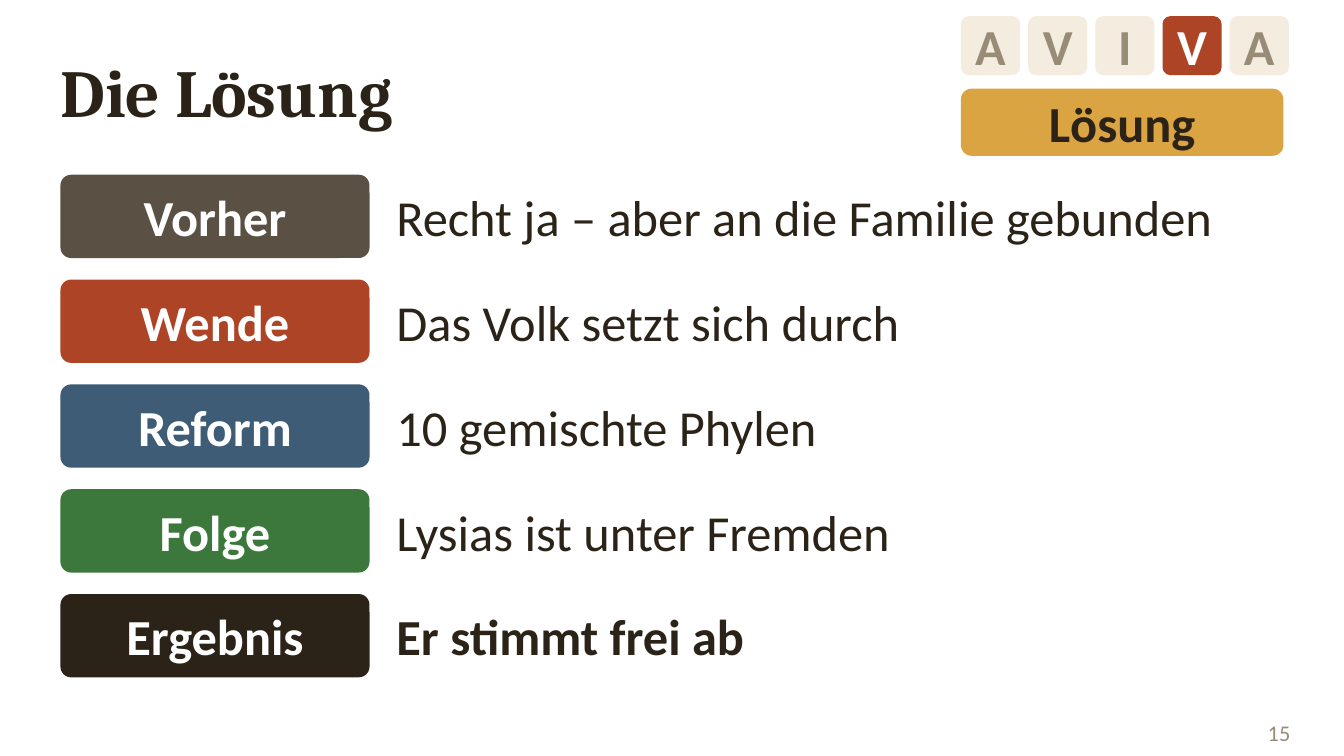
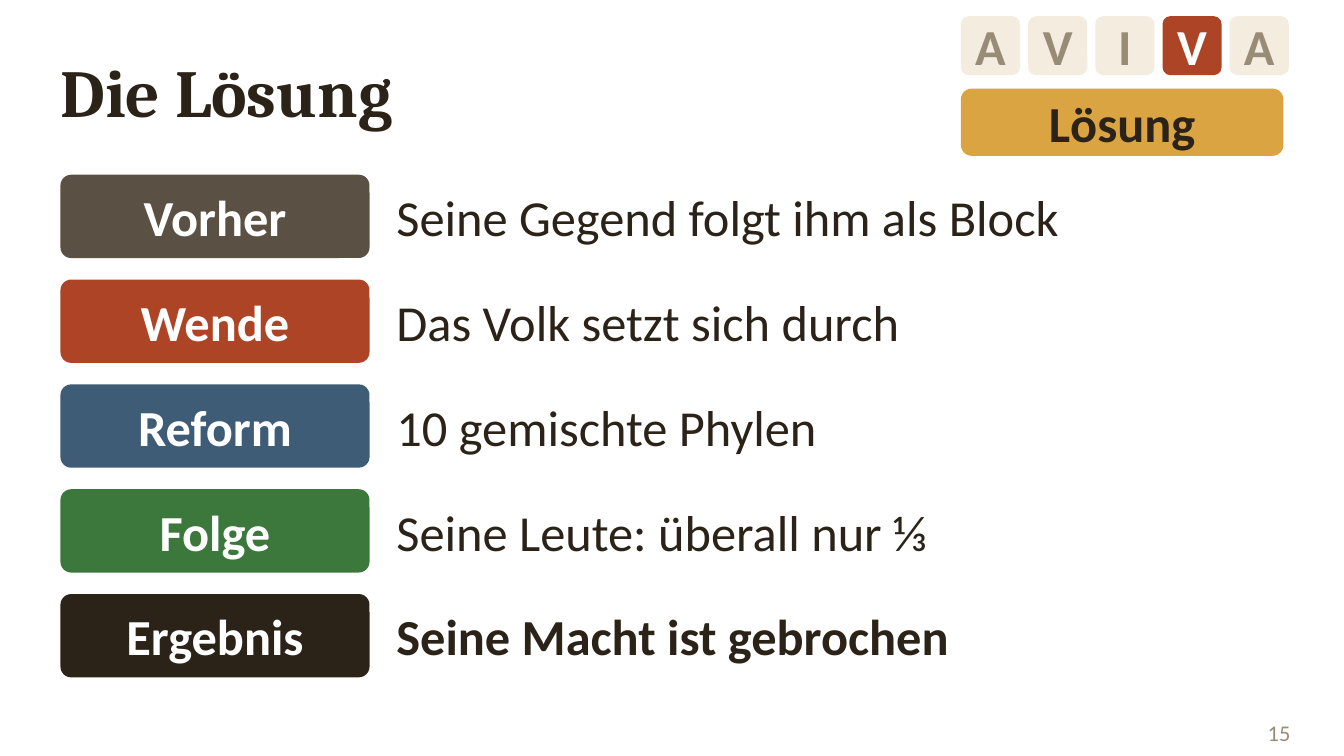
Before and after one commit to golzkonstantin-gif/Schule, a slide deck: slide 15 of Geschichte_11/Stunde_Kleisthenes/Folien_Kleisthenes.pptx. Drawn at 1344x756 pixels with LibreOffice and Linux fonts; fonts in the diff are those of the drawing. Boxes give left, top, right and bottom in pixels: in the first picture for what was removed or moved away, otherwise in the second. Text is boxed around its words. In the diff, an @@ line names an element or a change of style, - is before the commit and + after.

```diff
--- a/Geschichte_11/Stunde_Kleisthenes/Folien_Kleisthenes.pptx
+++ b/Geschichte_11/Stunde_Kleisthenes/Folien_Kleisthenes.pptx
@@ text at bbox=[396, 201, 1059, 245]: text changed @@
-Recht ja – aber an die Familie gebunden
+Seine Gegend folgt ihm als Block
@@ text at bbox=[396, 516, 927, 552]: text changed @@
-Lysias ist unter Fremden
+Seine Leute: überall nur ⅓
@@ text at bbox=[396, 619, 949, 664]: text changed @@
-Er stimmt frei ab
+Seine Macht ist gebrochen
```
Also in this commit, not shown: 11 other slides changed, 19 other files.
